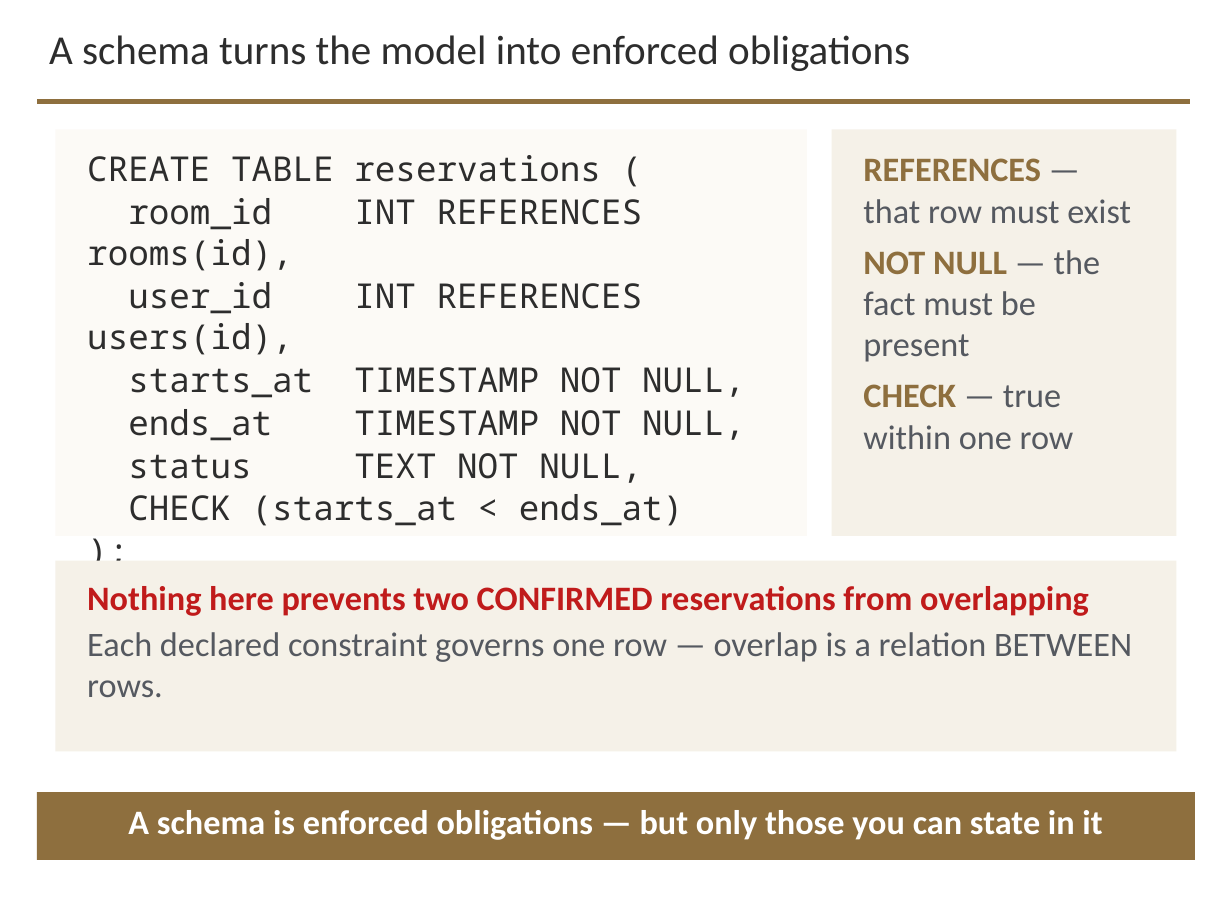
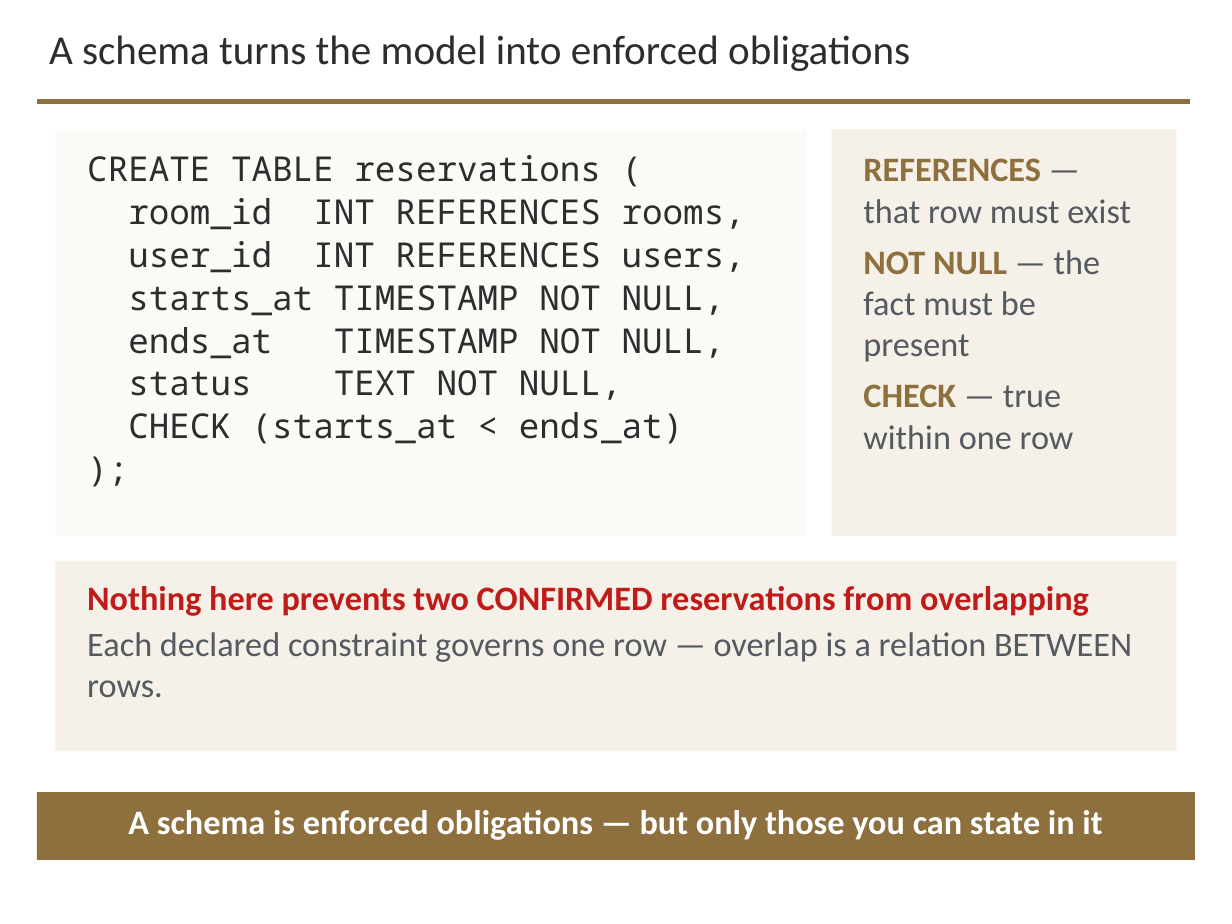
Before and after one commit to davisjam/model-based-agentic-software-engineering, a slide deck: slide 10 of course/lectures/act-3-software-in-the-world/02-compute-environments-and-data-management/3-2-Data-Management.pptx. Drawn at 1232x924 pixels with LibreOffice and Linux fonts; fonts in the diff are those of the drawing; background and template pictures are left out. Boxes give left, top, right and bottom in pixels: in the first picture for what was removed or moved away, otherwise in the second. Text is boxed around its words. In the diff, an @@ line names an element or a change of style, - is before the commit and + after.

```diff
--- a/course/lectures/act-3-software-in-the-world/02-compute-environments-and-data-management/3-2-Data-Management.pptx
+++ b/course/lectures/act-3-software-in-the-world/02-compute-environments-and-data-management/3-2-Data-Management.pptx
@@ text at <box>128,198,745,273</box>: text changed @@
-room_id INT REFERENCES rooms(id),
-user_id INT REFERENCES users(id),
+room_id INT REFERENCES rooms,
+user_id INT REFERENCES users,
```
Also in this commit, not shown: 10 other slides changed.
